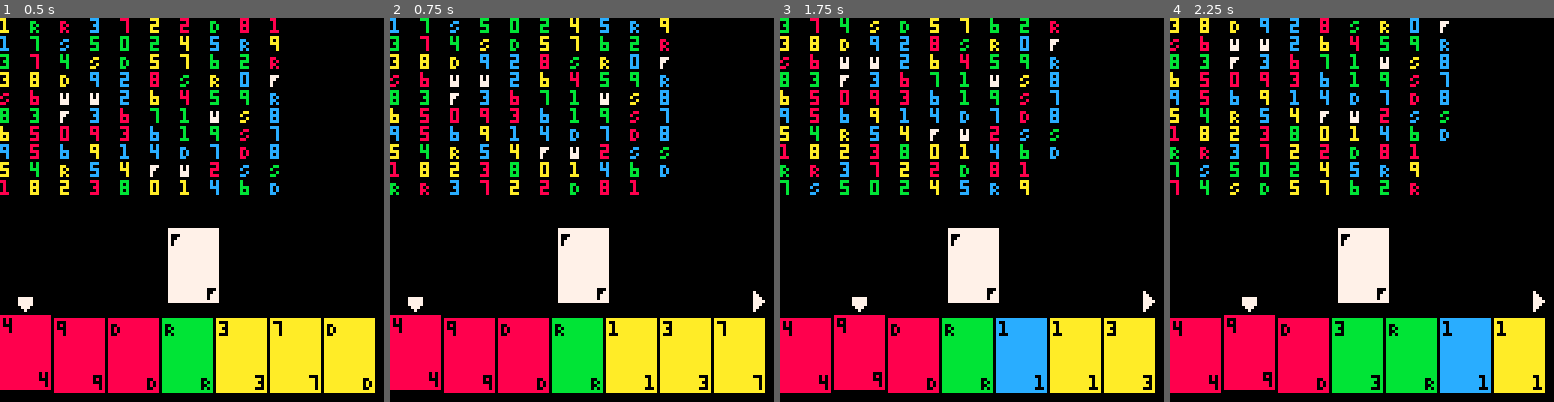
Above: before the commit, frames 1-4 (left to right).
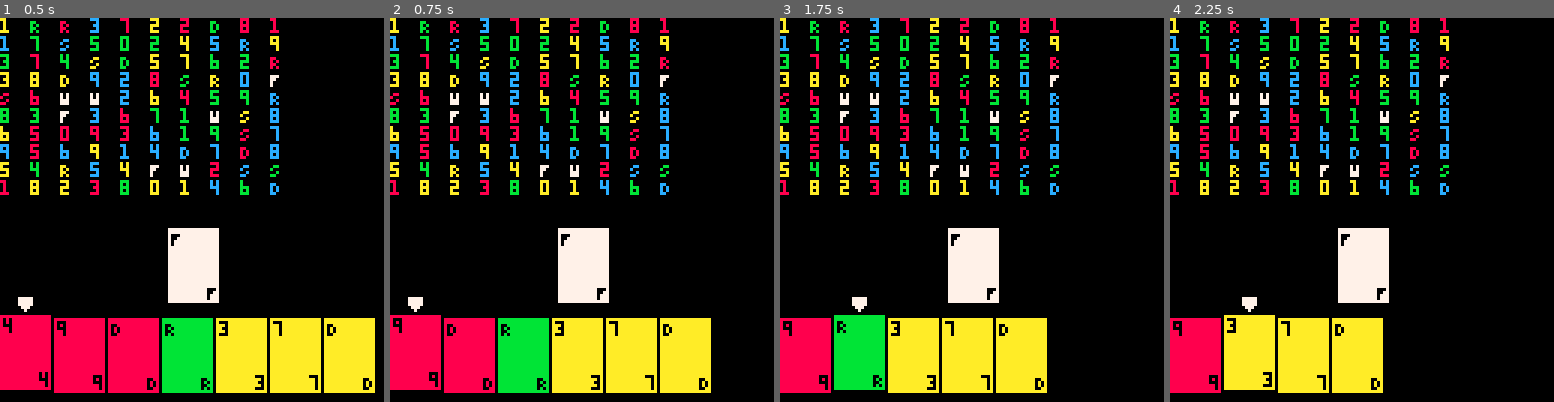
Above: after the commit, the same moments.

Repository: jakeharris/picuno
Game: PICO-8 cartridge carts/picuno.p8
Two runs of this game, one before a commit and one after it. Both use one fixed random seed, a clock stepped at 60 frames per second and the inputs below.
Inputs:
- Up to frame 1 (0.5 s): no input
- Up to frame 2 (0.75 s): tap O (Z key) at 0.7 s
- Up to frame 3 (1.75 s): hold Right from 1.6 s (still down); tap O (Z key) at 1.7 s
- Up to frame 4 (2.25 s): release Right at 2.1 s; tap O (Z key) at 2.1 s

Frame 1 is identical in both runs. In frame 2, 15% of the frame differs, in the area x 0-98%, y 0-98%; in frame 3, 22%; in frame 4, 22%.

Commit message:
Play card on action, draw card on down

Diff:
--- a/carts/picuno.p8
+++ b/carts/picuno.p8
@@ -55,9 +55,14 @@
 end
 
 function _update()
-  if btnp(4) then
+  if btnp(3) then -- down (not something we actually expect to use; debugging only)
     add(hand, draw(deck))
     hand = sort(hand, compare_cards)
+  end
+
+  if btnp(4) then -- z/action/square button
+    played_card = del(hand, hand[leftmost + cursor - 1])
+    add(discard, played_card)
   end
 
   if btnp(1) then -- right
